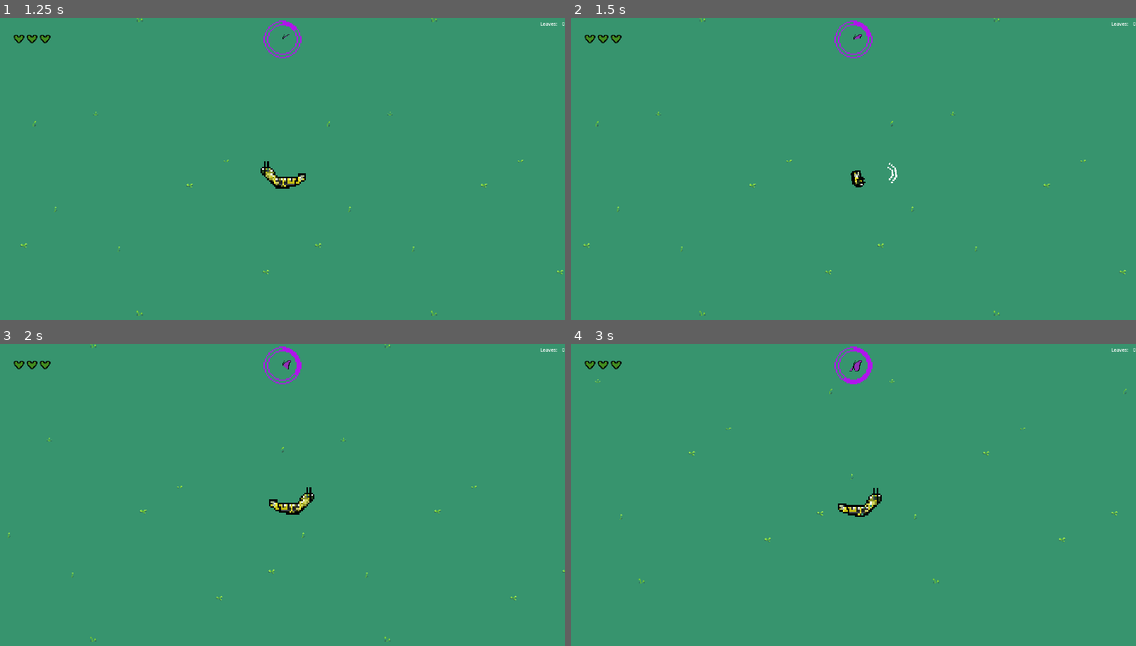
Above: before the commit, frames 1-4 (two rows, left to right).
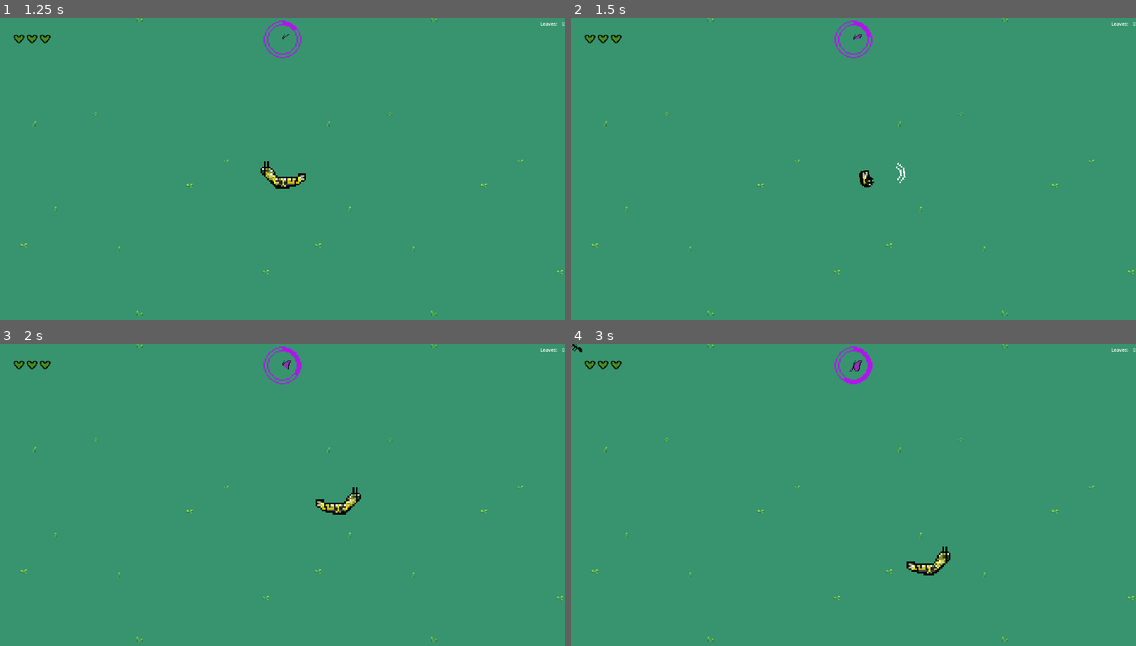
Above: after the commit, the same moments.

Repository: Armand-Alvarez/metamorphosis---jam-77
Game: Godot game, scene res://src/scenes/main.tscn
Same seed, same stepped clock (60 frames per second), same inputs: the game is played once before the commit and once after it.
Inputs (mouse positions are in pixels of both pictures, inside the frame that each line leads up to):
- Up to frame 1 (1.25 s): click "Start" at 0.5 s
- Up to frame 2 (1.5 s): tap Enter at 1.25 s; move the mouse to (977, 159) at 1.27 s; press the mouse at (977, 159) at 1.28 s; hold D (move_right) from 1.28 s (still down)
- Up to frame 3 (2 s): keep holding D (move_right)
- Up to frame 4 (3 s): move the mouse to (740, 519) at 2.02 s; release D (move_right) at 2.03 s; release the mouse at (740, 519) at 2.03 s; hold S (move_down) 2.03-2.78 s; click (740, 519) at 2.1 s; move the mouse to (910, 431) at 2.77 s; press the mouse at (910, 431) at 2.78 s; hold D (move_right) from 2.78 s (still down); tap M (spawn_mob) at 2.85 s

Frame 1 is identical in both runs. In frame 2, 0.5% of the frame differs, in the area x 2-100%, y 0-99%; in frame 3, 0.8%; in frame 4, 0.9%, in the area x 0-100%, y 0-99%.

Commit message:
Remove Camera2D node and update mouse position handling in caterpillar script to account for attack angle

Diff:
--- a/src/scenes/caterpillar.tscn
+++ b/src/scenes/caterpillar.tscn
@@ -226,10 +226,6 @@
 [node name="CollisionPolygon2D" type="CollisionPolygon2D" parent="Hitbox"]
 polygon = PackedVector2Array(-11.8364, -4.52567, -10.9661, -5.57006, -10.6179, -8.00696, -8.35509, -7.8329, -9.05135, - …(249 unchanged characters)…
 
-[node name="Camera2D" type="Camera2D" parent="."]
-position_smoothing_enabled = true
-position_smoothing_speed = 7.0
-
 [connection signal="timeout" from="MarkerUpdateTimer" to="." method="_on_marker_update_timer_timeout"]
 [connection signal="animation_finished" from="AnimatedAttack" to="." method="_on_animated_attack_animation_finished"]
 [connection signal="timeout" from="AttackTimer" to="." method="_on_attack_timer_timeout"]
--- a/src/scripts/caterpillar.gd
+++ b/src/scripts/caterpillar.gd
@@ -95,9 +95,8 @@
 
 func attack() -> void:
 	_attack_timer.start(attack_speed)
-	#var mouse_position = get_viewport().get_mouse_position()
-	var mouse_position = get_local_mouse_position()
-	var direction_vector = (mouse_position - $Camera2D.position).normalized()
+	var mouse_position = get_global_mouse_position()
+	var direction_vector = (mouse_position - global_position).normalized()
 	$AttackArea.position = Vector2.ZERO + (direction_vector * 2)
 	$AttackArea.rotation = direction_vector.angle() + (PI / 2)
 	$AttackArea.monitoring = true
